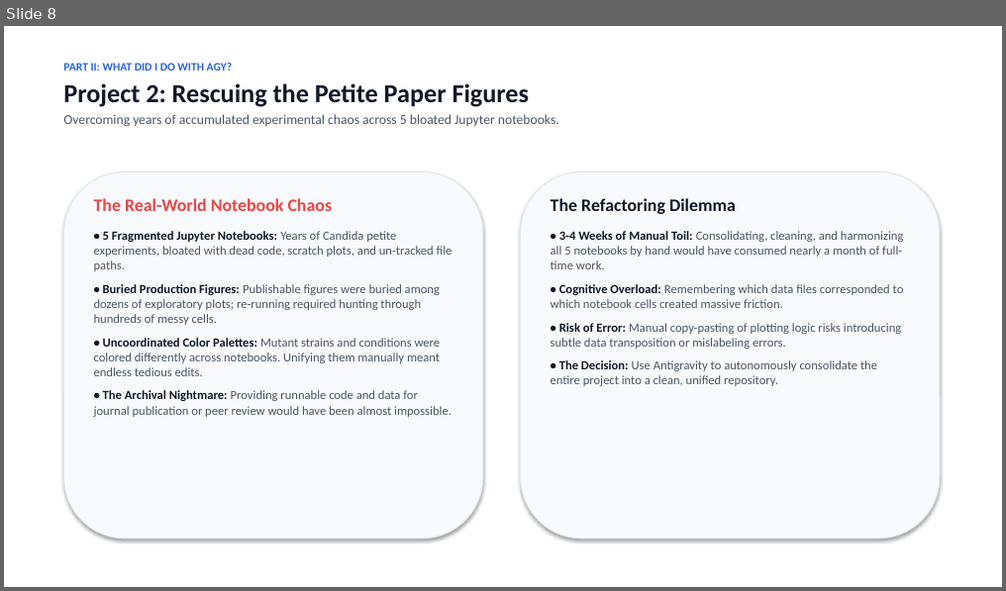
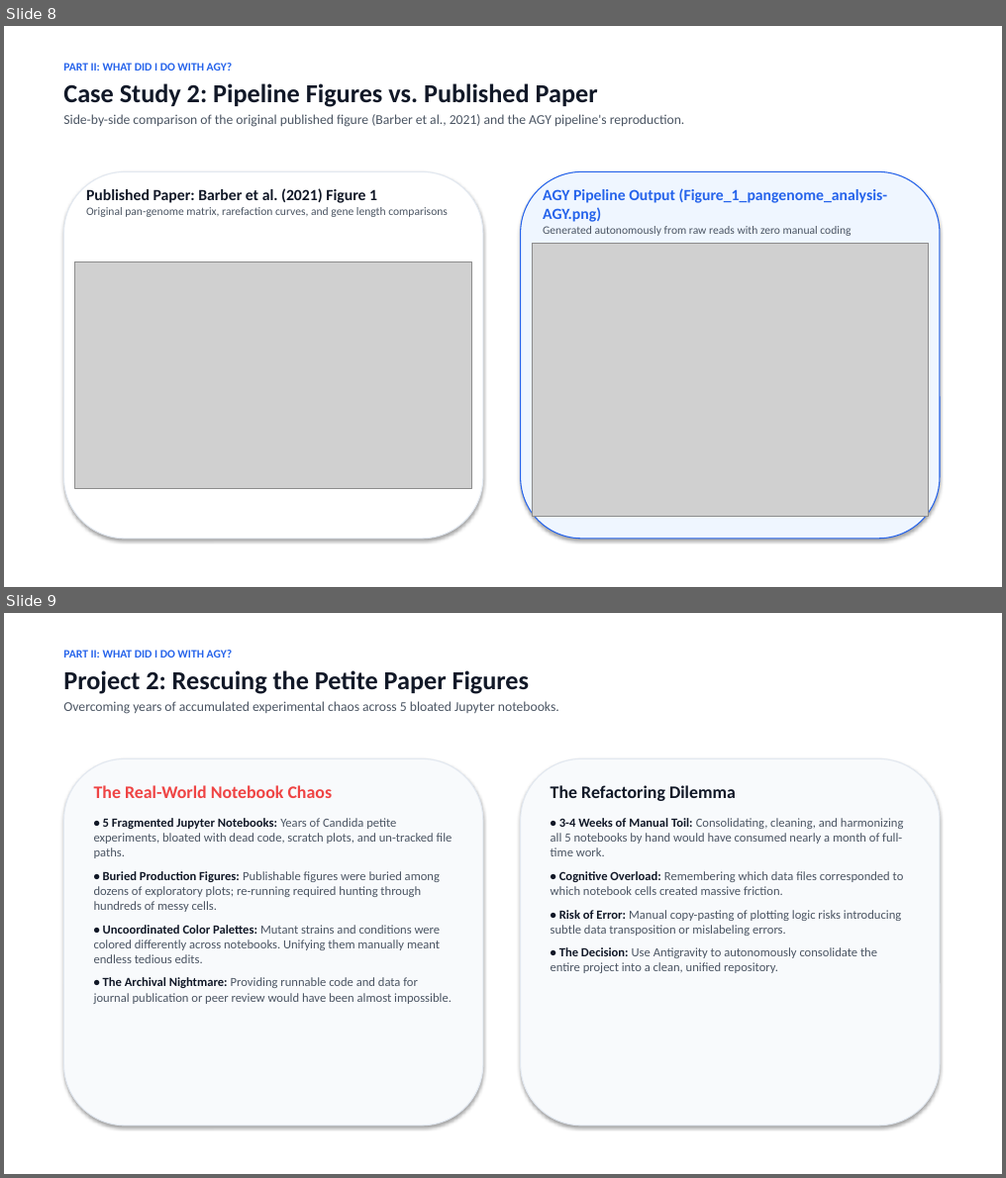
Before and after one commit to berman-lab/antigravity-intoduction-presentation, a slide deck: antigravity_lab_presentation.pptx. Shown one above the other, each under a label of ours: slide 8 before the commit, slides 8 and 9 after it. The pictures are 1006x591 and 1006x1178 pixels, drawn with LibreOffice and Linux fonts; fonts in the diff are those of the drawing; grey boxes stand for pictures. Boxes give left, top, right and bottom in pixels: in the first picture for what was removed or moved away, otherwise in the second. Text is boxed around its words. In the diff, an @@ line names an element or a change of style, - is before the commit and + after.

Commit message:
Update presentation deck with core takeaway, pipeline figures, and Git tree schematic

```diff
--- a/antigravity_lab_presentation.pptx
+++ b/antigravity_lab_presentation.pptx
@@ slide 8 added at <box>4,26,1002,587</box>, background #FFFFFF @@
@@ text added at <box>63,62,685,127</box>, 13 pt, text #4B5563 @@
+PART II: WHAT DID I DO WITH AGY?
+Case Study 2: Pipeline Figures vs. Published Paper
+Side-by-side comparison of the original published figure (Barber et al., 2021) and the AGY pipeline's reproduction.
@@ rounded rectangle added at <box>63,172,483,539</box>, fill #FFFFFF, outline #E2E8F0 1 pt @@
@@ rounded rectangle added at <box>521,172,940,539</box>, fill #EFF6FF, outline #2563EB 1 pt @@
@@ text added at <box>86,188,448,217</box>, 11 pt, text #4B5563 @@
+Published Paper: Barber et al. (2021) Figure 1
+Original pan-genome matrix, rarefaction curves, and gene length comparisons
@@ text added at <box>543,188,888,236</box>, 15 pt, text #2563EB, bold @@
+AGY Pipeline Output (Figure_1_pangenome_analysis-AGY.png)
+Generated autonomously from raw reads with zero manual coding
@@ picture added at <box>75,262,472,489</box> @@
@@ picture added at <box>532,243,929,516</box> @@
@@ what was slide 8 is now slide 9 @@
```
Also in this commit, not shown: 2 slides changed, 1 other slide added, 1 slide removed, 9 other files.
